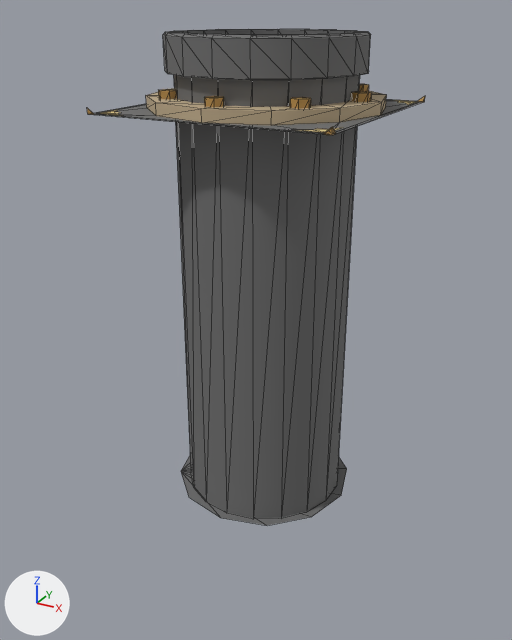
Two versions of the FBX model assets/models/ENTRANCE_NODE.FBX, one commit apart.
Rendered twice from a 50 mm lens placed at (1.39, -2.62, 0.37), pointed at (-0.02, -0.05, -0.92). The axes (+X, +Y, +Z) are drawn at lower left. The lights are the same throughout. The older version comes first. Mesh edges are drawn as thin lines. Where no turn or scale is listed for an object, it has been applied to the vertices. Vertices at exactly the same position are counted once.

In view in the first picture: 'ENTRANCE_NODE_TUBE'.
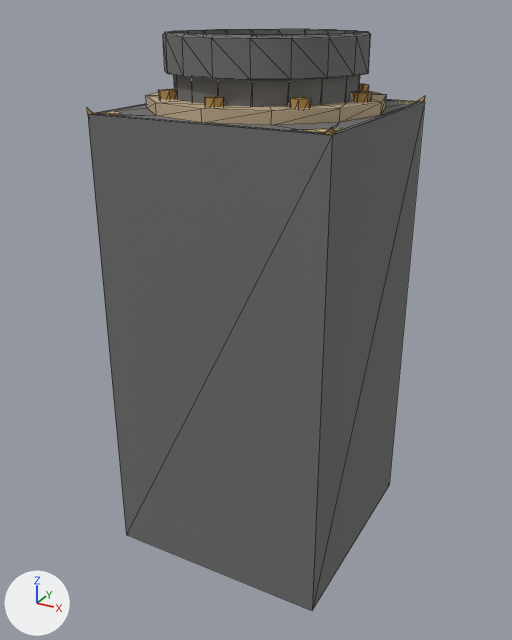
Where the change shows, as pixel boxes [x1, y1, x2, y2] in the pictures (512 x 640 px):
'ENTRANCE_NODE_TUBE', reshaped (17% taller)
    before: [87, 29, 425, 525]
    after: [87, 29, 425, 611]
part 1 of me_entrance_node_tube_ncl1_1, added
    after: [88, 102, 424, 611]

Diff of the bpy script that builds the scene:
```diff
--- a/assets/models/ENTRANCE_NODE.FBX.py
+++ b/assets/models/ENTRANCE_NODE.FBX.py
@@ me_entrance_node_tube_ncl1_1 @@
 # used by ob_entrance_node_tube; location = (0.0, 0.0, 0.0)
-me_entrance_node_tube_ncl1_1.from_pydata(...)  # 356 vertices, 594 faces; spans x -0.5..0.5, y -0.5..0.5, z -1.77..0.28
+me_entrance_node_tube_ncl1_1.from_pydata(...)  # 360 vertices, 604 faces; spans x -0.5..0.5, y -0.5..0.5, z -2.0..0.28
+# me_entrance_node_tube_ncl1_1 part 1
+# 4 vertices are added at (-0.5, 0.5, -2.0), (-0.5, -0.5, -2.0), (0.5, -0.5, -2.0), (0.5, 0.5, -2.0)
+# 10 new faces join them, mat_dark_grey_metal (dark grey #6d6d6d)
 me_entrance_node_tube_ncl1_1.materials.append(mat_copper)
```
